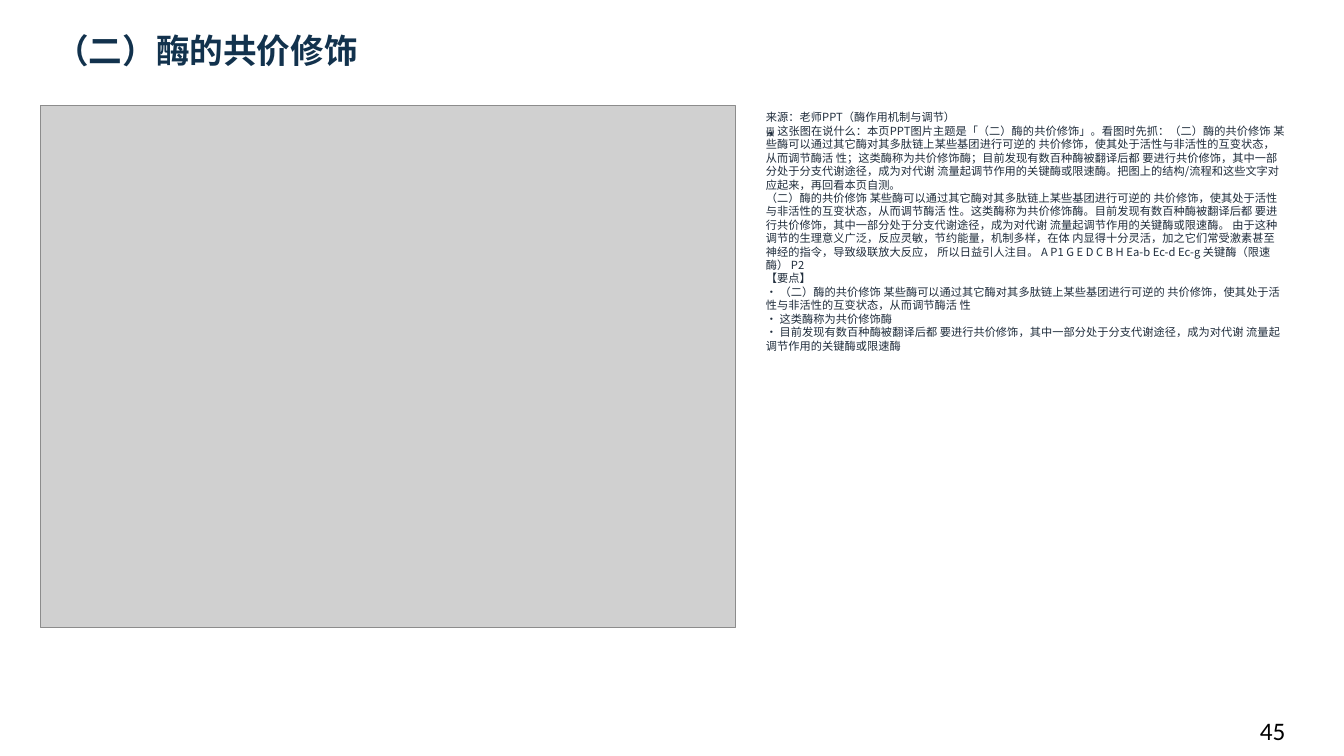
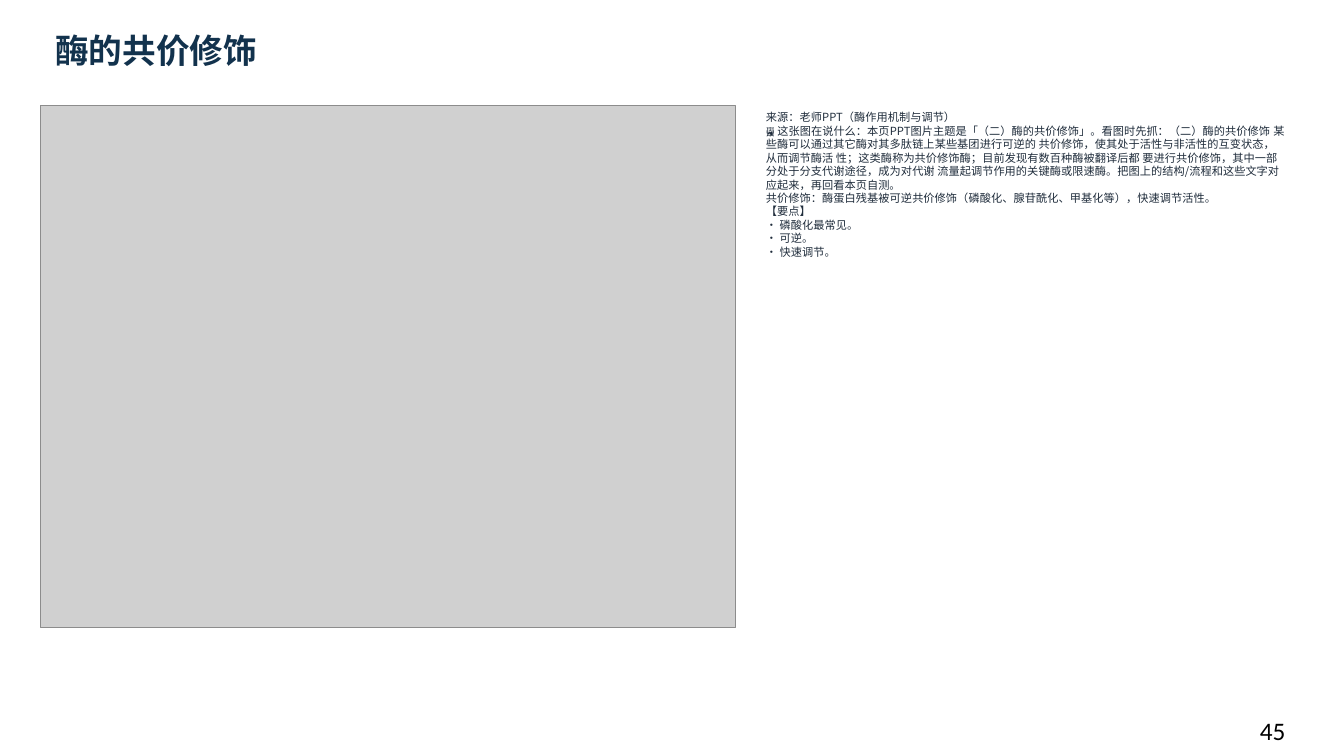
Before and after one commit to newkan-li/Biochemistry, a slide deck: slide 45 of downloads/bc08-ai-style.pptx. Drawn at 1344x756 pixels with LibreOffice and Linux fonts; fonts in the diff are those of the drawing; grey boxes stand for pictures. Boxes give left, top, right and bottom in pixels: in the first picture for what was removed or moved away, otherwise in the second. Text is boxed around its words. In the diff, an @@ line names an element or a change of style, - is before the commit and + after.

```diff
--- a/downloads/bc08-ai-style.pptx
+++ b/downloads/bc08-ai-style.pptx
@@ text at [55, 34, 257, 66]: text changed @@
-（二）酶的共价修饰
+酶的共价修饰
@@ text at [766, 111, 1284, 257]: text changed @@
-来源：老师PPT（酶作用机制与调节）
-🖼 这张图在说什么：本页PPT图片主题是「（二）酶的共价修饰」。看图时先抓：（二）酶的共价修饰 某些酶可以通过其它酶对其多肽链上某些基团进行可逆的 共价修饰，使其处于活性与非活性的互变状态，从而调节酶活 性；这类酶称为共价修饰酶；目前发现有数百种酶被翻译后都 要进行共价修饰，其中一部分处于分支代谢途径，成为对代谢 流量起调节作用的关键酶或限速酶。把图上的结构/流程和这些文字对应起来，再回看本页自测。
-（二）酶的共价修饰 某些酶可以通过其它酶对其多肽链上某些基团进行可逆的 共价修饰，使其处于活性与非活性的互变状态，从而调节酶活 性。这类酶称为共价修饰酶。目前发现有数百种酶被翻译后都 要进行共价修饰，其中一部分处于分支代谢途径，成为对代谢 流量起调节作用的关键酶或限速酶。 由于这种调节的生理意义广泛，反应灵敏，节约能量，机制多样，在体 内显得十分灵活，加之它们常受激素甚至神经的指令，导致级联放大反应， 所以日益引人注目。 A P1 G E D C B H Ea-b Ec-d Ec-g 关键酶（限速酶） P2
-【要点】
-• （二）酶的共价修饰 某些酶可以通过其它酶对其多肽链上某些基团进行可逆的 共价修饰，使其处于活性与非活性的互变状态，从而调节酶活 性
-• 这类酶称为共价修饰酶
-• 目前发现有数百种酶被翻译后都 要进行共价修饰，其中一部分处于分支代谢途径，成为对代谢 流量起调节作用的关键酶或限速酶
+来源：老师PPT（酶作用机制与调节）
+🖼 这张图在说什么：本页PPT图片主题是「（二）酶的共价修饰」。看图时先抓：（二）酶的共价修饰 某些酶可以通过其它酶对其多肽链上某些基团进行可逆的 共价修饰，使其处于活性与非活性的互变状态，从而调节酶活 性；这类酶称为共价修饰酶；目前发现有数百种酶被翻译后都 要进行共价修饰，其中一部分处于分支代谢途径，成为对代谢 流量起调节作用的关键酶或限速酶。把图上的结构/流程和这些文字对应起来，再回看本页自测。
+共价修饰：酶蛋白残基被可逆共价修饰（磷酸化、腺苷酰化、甲基化等），快速调节活性。
+【要点】
+• 磷酸化最常见。
+• 可逆。
+• 快速调节。
```
Also in this commit, not shown: 41 other slides changed, 5 other files.
